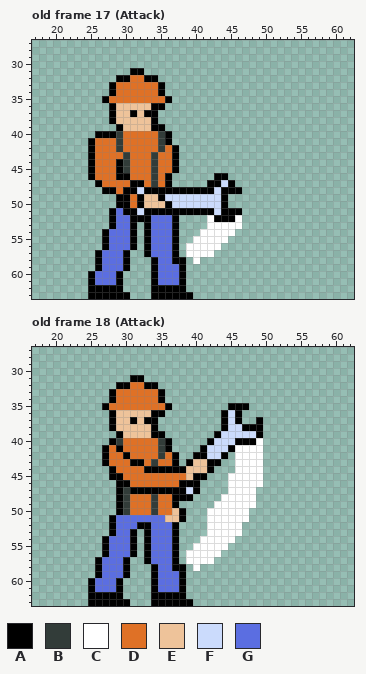
A pixel-art file gets an edit: Assets/Animations/hero.ase. The first picture shows the starting point.
64x64 pixels, 19 frames. Shown: old frame 17 (Attack): x 17..62, y 27..63; old frame 18 (Attack): x 17..62, y 27..63. The commit also changed other frames, which this record leaves out.
Visible layers, top first: "hand", "wrench", "Attack Swoosh", "hero".
Palette (. is transparent): A #000000  B #323c39  C #ffffff  D #df7126  E #eec39a  F #cbdbfc  G #5b6ee1
Pixels before, old frame 17 (Attack), first column x 25:
31 ......AA..............
32 ....AADDAA............
33 ...ADDDDDDA...........
34 ...ADDDDDDA...........
35 ..ADDDDDDDDA..........
36 ...AEEEEEAA...........
37 ...AEEAEAA............
38 ...AEEEEEA............
39 ....AEEEEAA...........
40 .AAABDDDDDBA..........
41 ADDDBDDDDDBA..........
42 ADDDBDDDDDBDA.........
43 ADDDDBDDDBDDA.........
44 ADDDABDDDBDDA.........
45 ADDDABDDDBDDA.........
46 ADDDAADDDBDA......AA..
47 .ADDDDAADBDA.....AAFA.
48 ..AADAAFAAAAAAAAAAFAAA
49 ....AADAEEAFFFFFFFFA..
50 ....AADAEEEAFFFFFFFA..
51 ...AGAAFAAAAAAAAAAFAAA
52 ...AGGAAAGGGA....CAAAC
53 ...AGGA.AGGGA....CCCCC
54 ..AGGGA.AGGGA...CCCCC.
55 ..AGGGA.AGGGA..CCCCC..
56 ..AGGGA.AGGGA.CCCCC...
57 .AGGGA..AGGGA.CCCC....
58 .AGGGA...AGGAA.C......
59 .AGGGA...AGGGA........
60 AGGGA....AGGGA........
61 AGGGA....AGGGA........
62 AAAAA....AAAAA........
63 AAAAAA...AAAAAA.......
Pixels before, old frame 18 (Attack), first column x 25:
31 ......AA.................
32 ....AADDAA...............
33 ...ADDDDDDA..............
34 ...ADDDDDDA..............
35 ..ADDDDDDDDA........AAA..
36 ...AEEEEEAA........AFA...
37 ...AEEAEAA.........AFA..A
38 ...AEEEEEA.........AFFAAA
39 ....AEEEEAA.......AFFFFFA
40 ...ABDDDDDBA.....AFFFAAAC
41 ..ADADDDDDBA....AFFFACCCC
42 ..ADDADDDDBDA..AAFFA.CCCC
43 ..ADDDAADBDDA.AEEAA..CCCC
44 ...ADDDDAAAAAAEEEA...CCCC
45 ...AADDDDDDDDDEAA...CCCCC
46 ....AADDDDDDDAAA....CCCCC
47 ....ABAAAAAAAAFA....CCCC.
48 ....ABDDDBDDAAA....CCCCC.
49 ....ABDDDBDDA.....CCCCCC.
50 ....ABDDDBDDEA...CCCCCC..
51 ...AGGGGGGGEEA...CCCCCC..
52 ...AGGGAAGGGA....CCCCC...
53 ...AGGA.AGGGA....CCCCC...
54 ..AGGGA.AGGGA...CCCCC....
55 ..AGGGA.AGGGA..CCCCC.....
56 ..AGGGA.AGGGA.CCCCC......
57 .AGGGA..AGGGA.CCCC.......
58 .AGGGA...AGGAA.C.........
59 .AGGGA...AGGGA...........
60 AGGGA....AGGGA...........
61 AGGGA....AGGGA...........
62 AAAAA....AAAAA...........
63 AAAAAA...AAAAAA..........
Once edited:
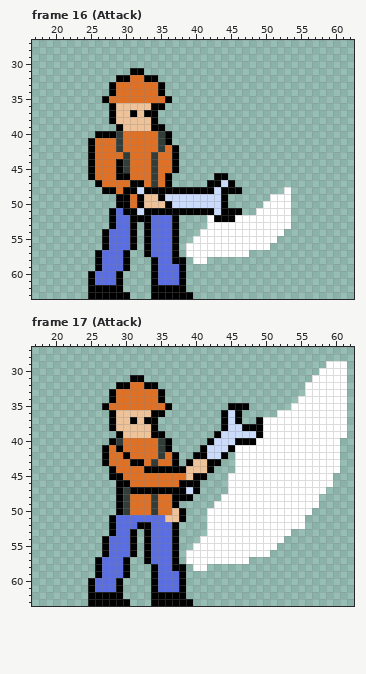
What changed:
{"change": "frames 19 -> 32"}
{"where": "frame 16 (Attack) against old frame 17 (Attack), layer \"Attack Swoosh\""}
{"frame":16,"y":48,"x":53,"old":".","new":"C"}
{"frame":16,"y":49,"x":51,"old":"...","new":"CCC"}
{"frame":16,"y":50,"x":50,"old":"....","new":"CCCC"}
{"frame":16,"y":51,"x":49,"old":".....","new":"CCCCC"}
{"frame":16,"y":52,"x":47,"old":".......","new":"CCCCCCC"}
{"frame":16,"y":53,"x":47,"old":".......","new":"CCCCCCC"}
{"frame":16,"y":54,"x":46,"old":".......","new":"CCCCCCC"}
{"frame":16,"y":55,"x":45,"old":".......","new":"CCCCCCC"}
{"frame":16,"y":56,"x":44,"old":".......","new":"CCCCCCC"}
{"frame":16,"y":57,"x":43,"old":".....","new":"CCCCC"}
{"frame":16,"y":58,"x":41,"old":".","new":"C"}
{"where": "frame 17 (Attack) against old frame 18 (Attack), layer \"Attack Swoosh\""}
{"frame":17,"y":29,"x":59,"old":"...","new":"CCC"}
{"frame":17,"y":30,"x":58,"old":"....","new":"CCCC"}
{"frame":17,"y":31,"x":57,"old":".....","new":"CCCCC"}
{"frame":17,"y":32,"x":56,"old":"......","new":"CCCCCC"}
{"frame":17,"y":33,"x":56,"old":"......","new":"CCCCCC"}
{"frame":17,"y":34,"x":55,"old":".......","new":"CCCCCCC"}
{"frame":17,"y":35,"x":54,"old":"........","new":"CCCCCCCC"}
{"frame":17,"y":36,"x":52,"old":"..........","new":"CCCCCCCCCC"}
{"frame":17,"y":37,"x":50,"old":"............","new":"CCCCCCCCCCCC"}
{"frame":17,"y":38,"x":50,"old":"............","new":"CCCCCCCCCCCC"}
{"frame":17,"y":39,"x":50,"old":"............","new":"CCCCCCCCCCCC"}
{"frame":17,"y":40,"x":50,"old":"...........","new":"CCCCCCCCCCC"}
{"frame":17,"y":41,"x":50,"old":"...........","new":"CCCCCCCCCCC"}
{"frame":17,"y":42,"x":50,"old":"...........","new":"CCCCCCCCCCC"}
{"frame":17,"y":43,"x":50,"old":"...........","new":"CCCCCCCCCCC"}
{"frame":17,"y":44,"x":50,"old":"...........","new":"CCCCCCCCCCC"}
{"frame":17,"y":45,"x":50,"old":"..........","new":"CCCCCCCCCC"}
{"frame":17,"y":46,"x":50,"old":"..........","new":"CCCCCCCCCC"}
{"frame":17,"y":47,"x":49,"old":"..........","new":"CCCCCCCCCC"}
{"frame":17,"y":48,"x":49,"old":".........","new":"CCCCCCCCC"}
{"frame":17,"y":49,"x":49,"old":".........","new":"CCCCCCCCC"}
{"frame":17,"y":50,"x":48,"old":".........","new":"CCCCCCCCC"}
{"frame":17,"y":51,"x":48,"old":"........","new":"CCCCCCCC"}
{"frame":17,"y":52,"x":47,"old":".........","new":"CCCCCCCCC"}
{"frame":17,"y":53,"x":47,"old":".......","new":"CCCCCCC"}
{"frame":17,"y":54,"x":46,"old":".......","new":"CCCCCCC"}
{"frame":17,"y":55,"x":45,"old":".......","new":"CCCCCCC"}
{"frame":17,"y":56,"x":44,"old":".......","new":"CCCCCCC"}
{"frame":17,"y":57,"x":43,"old":".....","new":"CCCCC"}
{"frame":17,"y":58,"x":41,"old":".","new":"C"}
{"label":"added","picture_box":[200,187,291,264]}
{"label":"added","picture_box":[200,361,347,571]}
